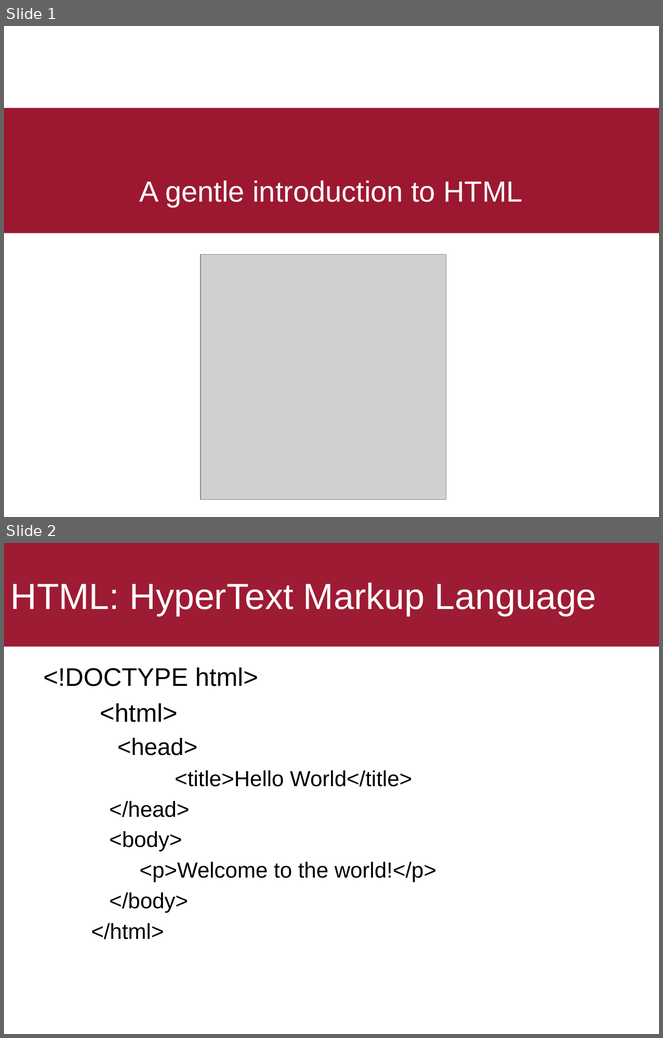
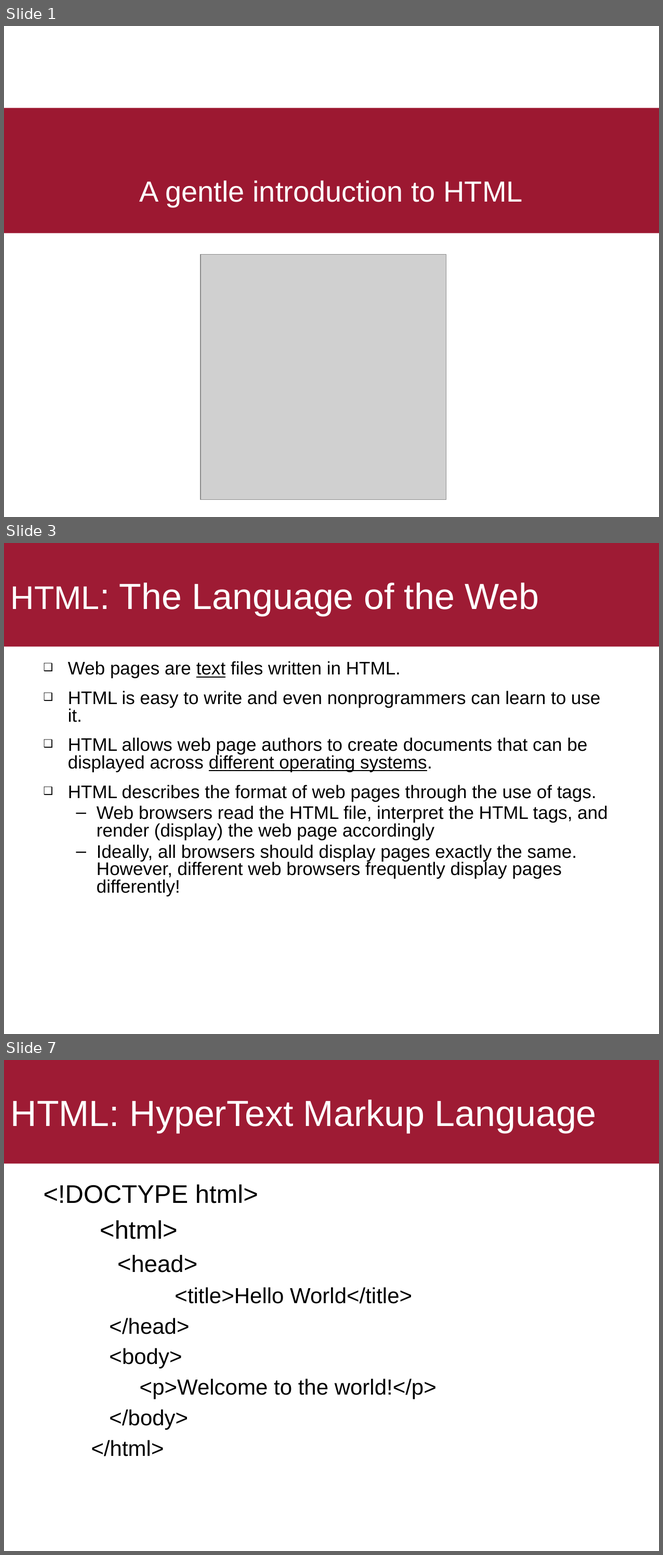
Before and after one commit to ekof-dss/teaching-samples-2021-22, a slide deck: presentations/03-01-html.ppt. Shown one above the other, each under a label of ours: slides 1 and 2 before the commit, slides 1, 3 and 7 after it; the slides between them are not shown. The pictures are 663x1038 and 663x1555 pixels, drawn with LibreOffice and Linux fonts; fonts in the diff are those of the drawing; grey boxes stand for pictures. Boxes give left, top, right and bottom in pixels: in the first picture for what was removed or moved away, otherwise in the second. Text is boxed around its words. In the diff, an @@ line names an element or a change of style, - is before the commit and + after.

```diff
--- a/presentations/03-01-html.ppt
+++ b/presentations/03-01-html.ppt
@@ slide 3 added at [4, 543, 659, 1034], background #FFFFFF @@
@@ title added at [4, 543, 659, 646], fill #9E1B34, 40 pt, text #FFFFFF @@
+HTML: The Language of the Web
@@ text added at [68, 661, 608, 897], 20 pt, text #000000 @@
+❑ Web pages are text files written in HTML.
+❑ HTML is easy to write and even nonprogrammers can learn to use it.
+❑ HTML allows web page authors to create documents that can be displayed across different operating systems.
+❑ HTML describes the format of web pages through the use of tags.
+  – Web browsers read the HTML file, interpret the HTML tags, and render (display) the web page accordingly
+  – Ideally, all browsers should display pages exactly the same. However, different web browsers frequently display pages differently!
@@ what was slide 2 is now slide 7 @@
```
Also in this commit, not shown: 4 other slides added, 1 other file.
